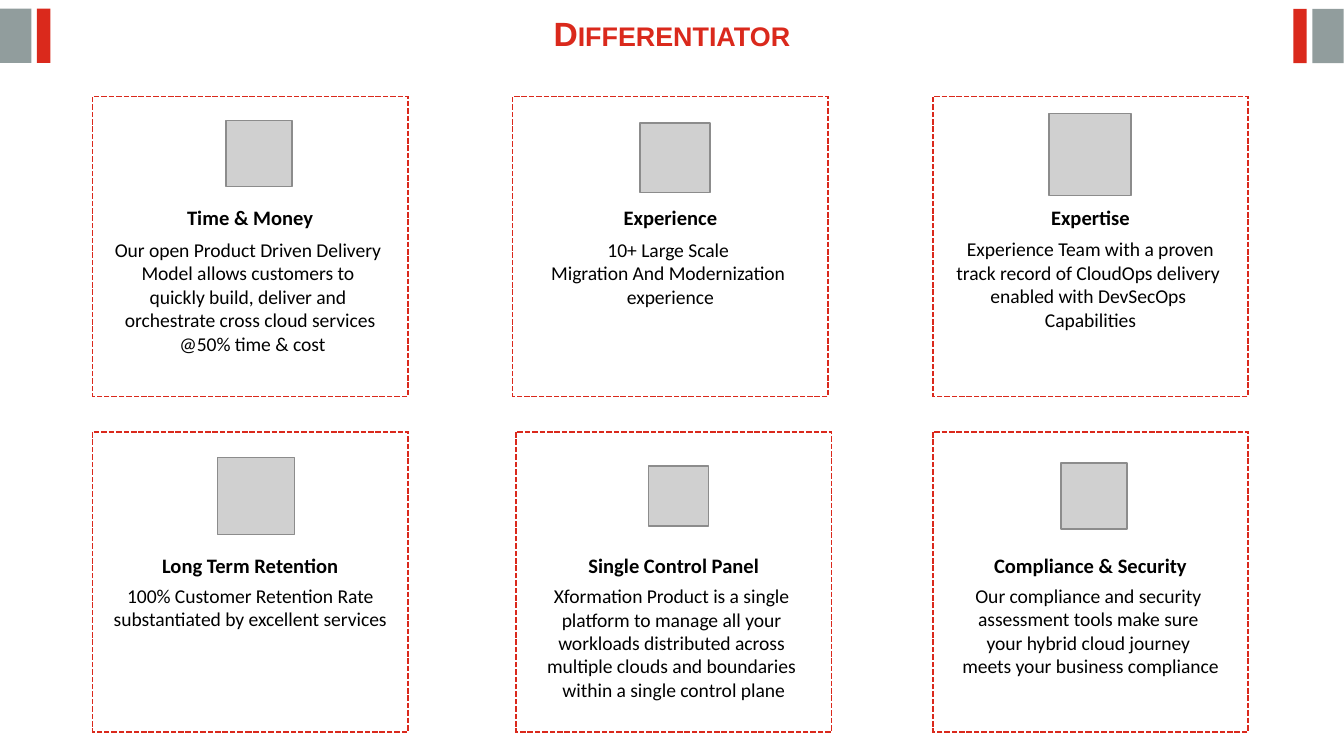
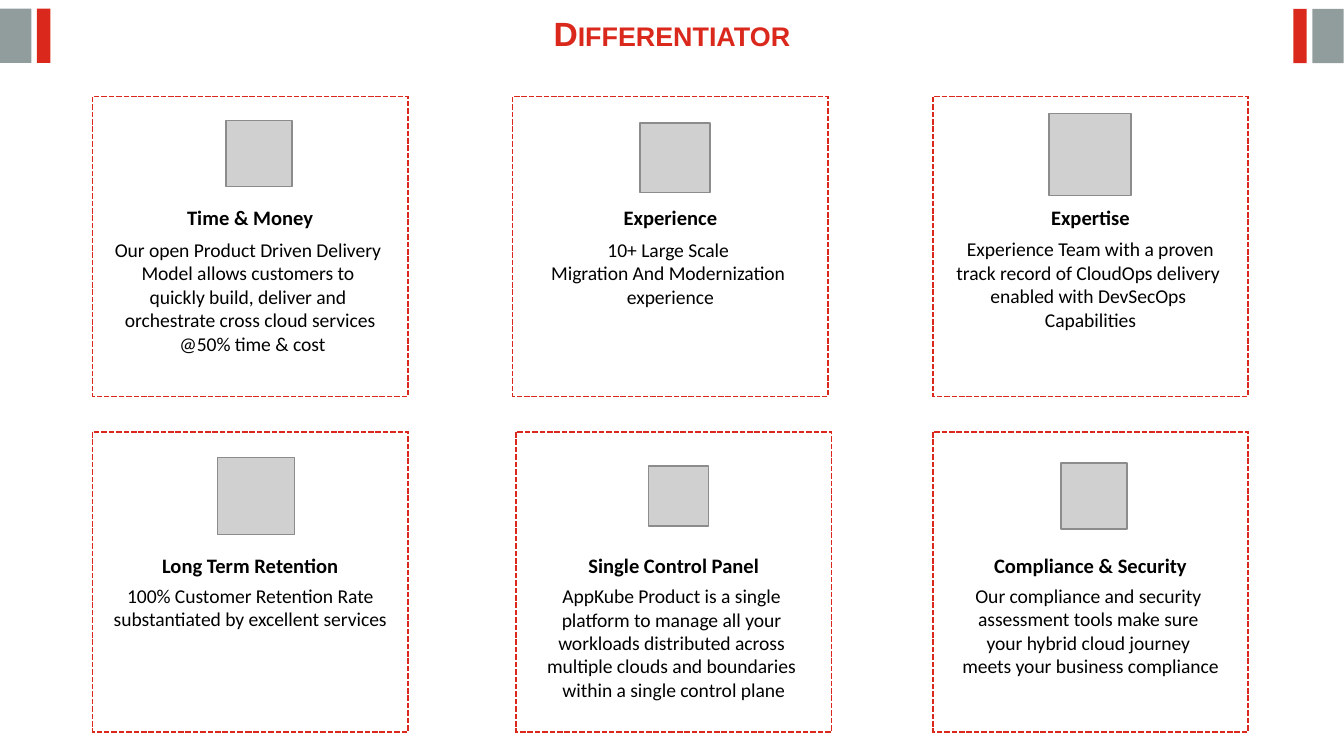
Before and after one commit to AppkubeCloud/appkube-business-doc, a slide deck: slide 3 of Capabilities.pptx. Drawn at 1344x756 pixels with LibreOffice and Linux fonts; fonts in the diff are those of the drawing; grey boxes stand for pictures. Boxes give left, top, right and bottom in pixels: in the first picture for what was removed or moved away, otherwise in the second. Text is boxed around its words. In the diff, an @@ line names an element or a change of style, - is before the commit and + after.

```diff
--- a/Capabilities.pptx
+++ b/Capabilities.pptx
@@ text at bbox=[562, 589, 781, 607]: text changed @@
-Xformation Product is a single
+AppKube Product is a single
```
Also in this commit, not shown: 1 other slide changed, 23 other files.
